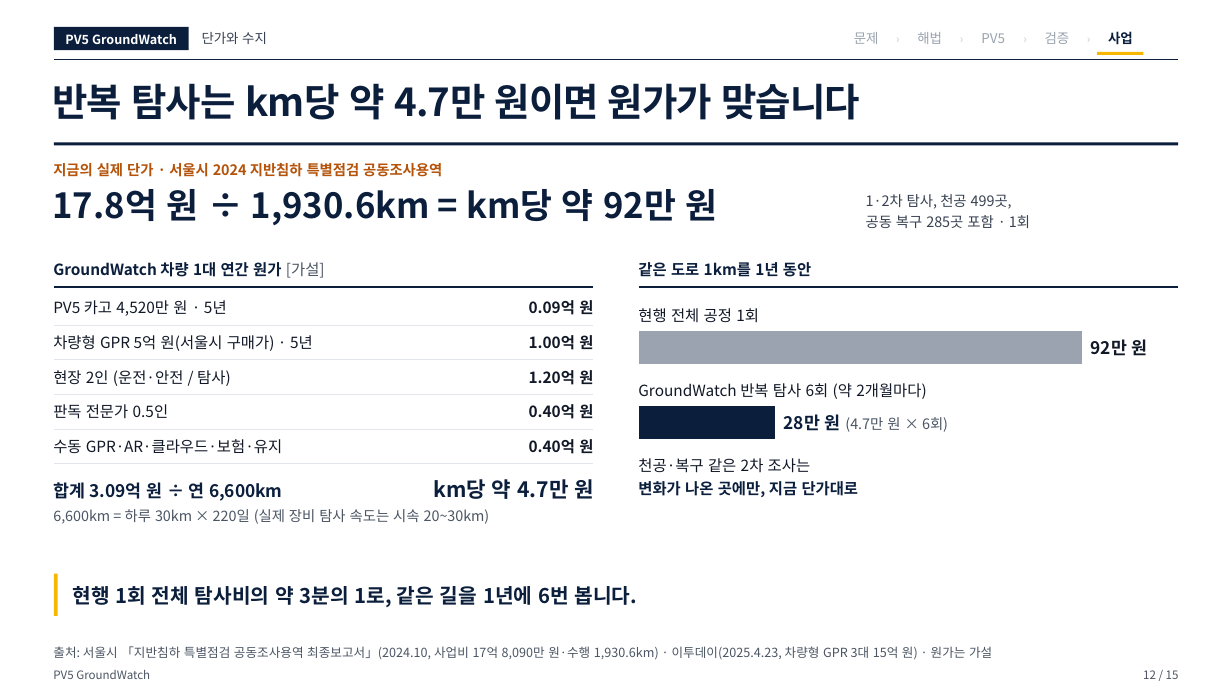
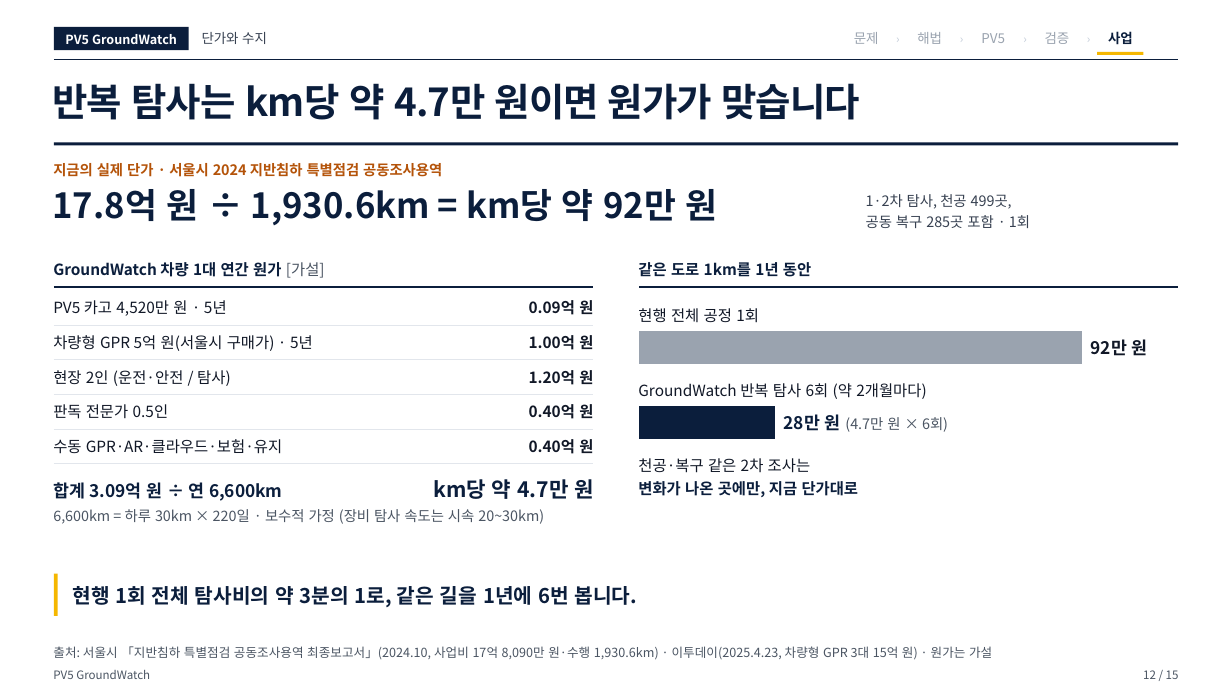
Before and after one commit to woojin-choe/pv5-hose-lab, a slide deck: slide 12 of ppt_all/PV5_GroundWatch_10_23.pptx. Drawn at 1232x693 pixels with LibreOffice and Linux fonts; fonts in the diff are those of the drawing. Boxes give left, top, right and bottom in pixels: in the first picture for what was removed or moved away, otherwise in the second. Text is boxed around its words. In the diff, an @@ line names an element or a change of style, - is before the commit and + after.

```diff
--- a/ppt_all/PV5_GroundWatch_10_23.pptx
+++ b/ppt_all/PV5_GroundWatch_10_23.pptx
@@ text at bbox=[53, 509, 544, 524]: text changed @@
-6,600km = 하루 30km × 220일 (실제 장비 탐사 속도는 시속 20~30km)
+6,600km = 하루 30km × 220일 · 보수적 가정 (장비 탐사 속도는 시속 20~30km)
```
Also in this commit, not shown: 3 other slides changed, 8 other files.
